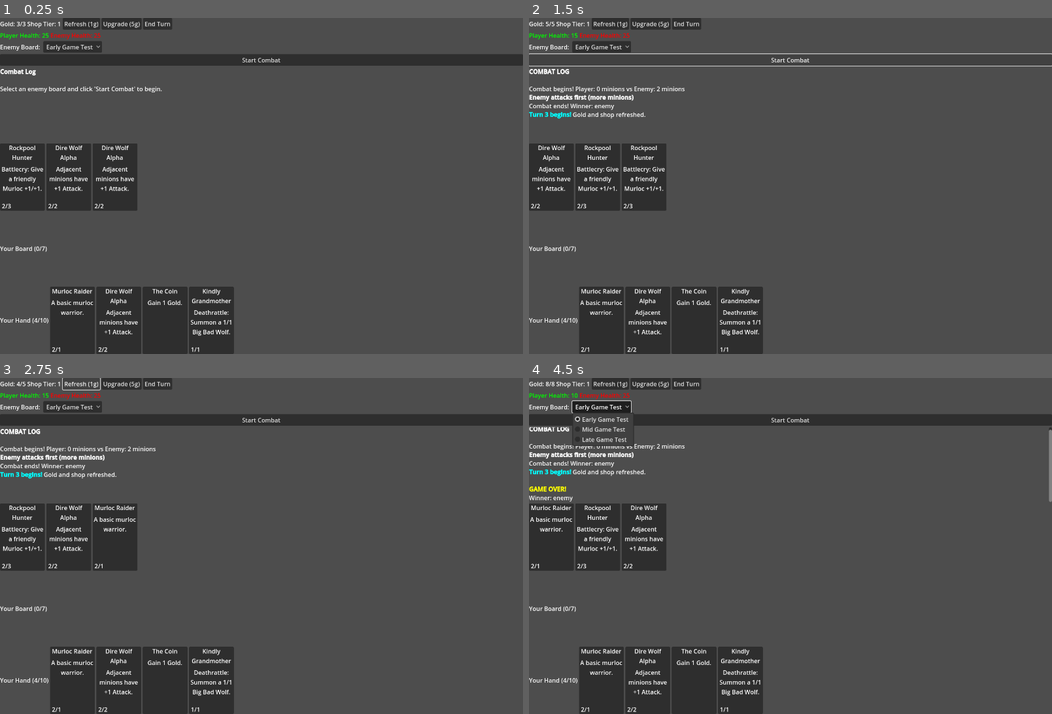
Above: before the commit, frames 1-4 (two rows, left to right).
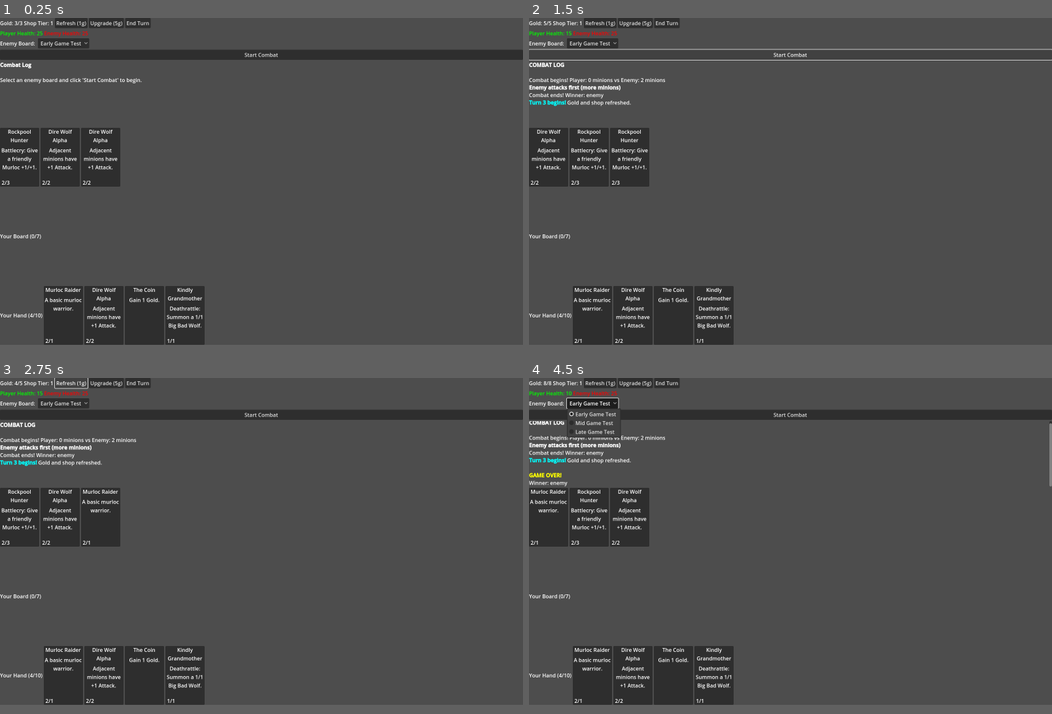
Above: after the commit, the same moments.

Repository: jackwimbish/multiplayercardgame
Game: Godot game, scene res://game_board.tscn
Two runs of this game, one before a commit and one after it. Both use one fixed random seed, a clock stepped at 60 frames per second and the inputs below.
Inputs:
- Up to frame 1 (0.25 s): no input
- Up to frame 2 (1.5 s): click "Start Combat" at 0.5 s; click "Start Combat" at 1.25 s
- Up to frame 3 (2.75 s): click "Refresh (1g)" at 2 s
- Up to frame 4 (4.5 s): click "Upgrade (5g)" at 2.75 s; click "End Turn" at 3.5 s; click "Early Game Test" at 4.25 s
In our replay, the window is 800x514 before the commit and 800x500 after it. These sizes can differ from the game's own. Grey fills any space a smaller window leaves; there, only what the larger window draws over its background counts as a difference.

The runs differ from the first frame. In frame 1, 12% of the frame differs, in the area x 0-100%, y 0-100%; in frame 2, 11%; in frame 3, 13%; in frame 4, 13%.
Error before the commit: Invalid access to property or key 'minion_id' on a base object of type 'Nil'. (res://game_board.gd:1061)
Error after the commit: Invalid access to property or key 'minion_id' on a base object of type 'Nil'. (res://game_board.gd:1068)

Commit message:
better combat logs

Diff:
--- a/game_board.gd
+++ b/game_board.gd
@@ -888,7 +888,14 @@
         "combat_start":
             return "Combat begins! Player: %d minions vs Enemy: %d minions" % [action.get("player_minions", 0), action.get("enemy_minions", 0)]
         "attack":
-            return "%s attacks %s (%d vs %d)" % [action.get("attacker_id", "?"), action.get("defender_id", "?"), action.get("attacker_attack", 0), action.get("defender_attack", 0)]
+            return "%s attacks %s (%d/%d vs %d/%d)" % [
+                action.get("attacker_id", "?"),
+                action.get("defender_id", "?"),
+                action.get("attacker_attack", 0),
+                action.get("attacker_health", 0),
+                action.get("defender_attack", 0),
+                action.get("defender_health", 0)
+            ]
         "damage":
             return "%s takes %d damage (health: %d)" % [action.get("target_id", "?"), action.get("amount", 0), action.get("new_health", 0)]
         "death":
@@ -1063,7 +1070,9 @@
         "attacker_id": attacker.minion_id,
         "defender_id": defender.minion_id,
         "attacker_attack": attacker.current_attack,
-        "defender_attack": defender.current_attack
+        "attacker_health": attacker.current_health,
+        "defender_attack": defender.current_attack,
+        "defender_health": defender.current_health
     })
 
     # Simultaneous damage
@@ -1437,7 +1446,8 @@
 
     for child in $MainLayout/PlayerBoard.get_children():
         if child.has_method("get_effective_attack") and child.name != "PlayerBoardLabel":
-            var combat_id = "player_minion_%d_%s" % [minion_index, str(Time.get_ticks_msec())]
+            var card_name = child.card_data.get("id", "unknown")
+            var combat_id = "pm_%d_%s" % [minion_index, card_name]
             var combat_minion = CombatMinion.create_from_board_minion(child, combat_id)
             combat_minion.position = minion_index
             combat_army.append(combat_minion)
@@ -1457,7 +1467,8 @@
 
     var minion_index = 0
     for enemy_minion_data in enemy_board_data.get("minions", []):
-        var combat_id = "enemy_minion_%d_%s" % [minion_index, str(Time.get_ticks_msec())]
+        var card_name = enemy_minion_data.get("card_id", "unknown")
+        var combat_id = "em_%d_%s" % [minion_index, card_name]
         var combat_minion = CombatMinion.create_from_enemy_data(enemy_minion_data, combat_id)
         combat_minion.position = minion_index
         combat_army.append(combat_minion)
--- a/project.godot
+++ b/project.godot
@@ -17,8 +17,8 @@
 
 [display]
 
-window/size/viewport_width=1400
-window/size/viewport_height=900
+window/size/viewport_width=1600
+window/size/viewport_height=1000
 window/size/resizable=true
 
 [rendering]
